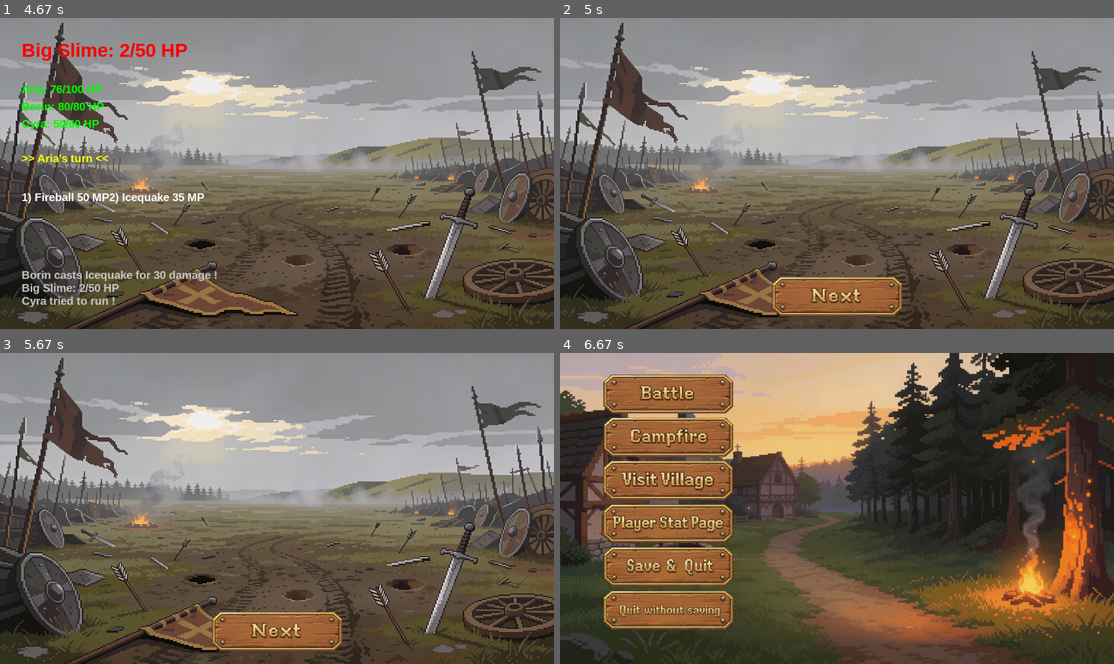
Above: before the commit, frames 1-4 (two rows, left to right).
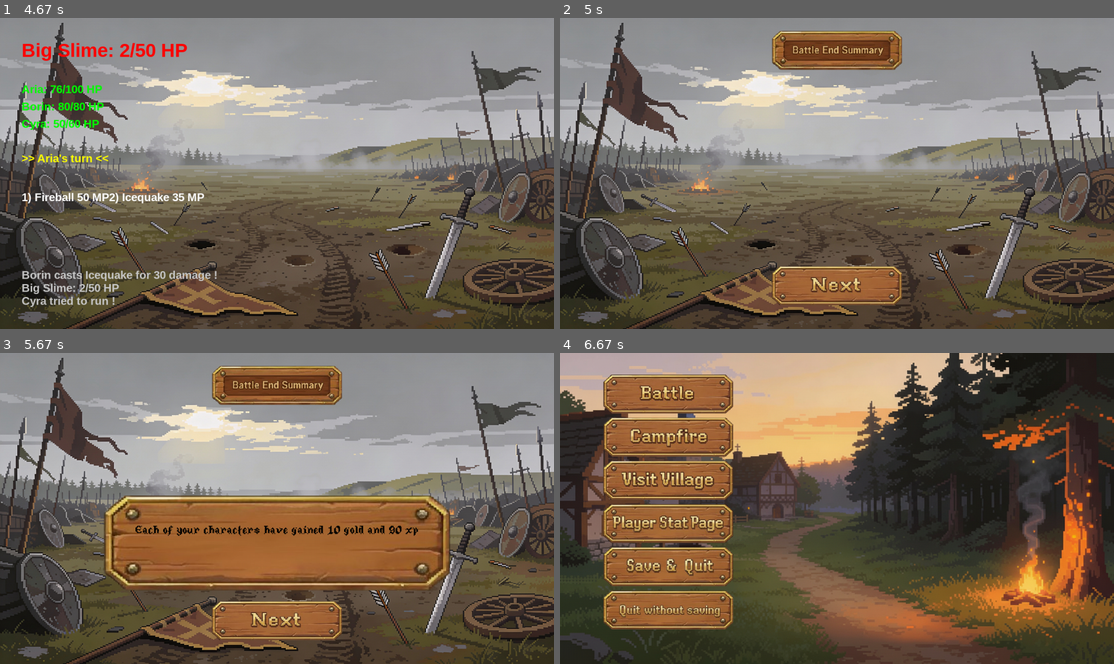
Above: after the commit, the same moments.

Repository: TheDelta29/RPG-game
Game: pygame game, started from run.py
Same seed, same stepped clock (60 frames per second), same inputs: the game is played once before the commit and once after it.
Inputs (mouse positions are in pixels of both pictures, inside the frame that each line leads up to):
- Up to frame 1 (4.67 s): click (254, 185) at 0.38 s; click (105, 58) at 0.72 s; tap 1 at 1 s; tap Enter at 1.33, 3, 3.73, 4.03 s; tap 3 at 1.67 s; tap 2 at 2, 2.33, 2.67, 4.5 s; tap 4 at 3.33 s
- Up to frame 2 (5 s): tap 2 at 4.9 s; tap Enter at 4.98 s
- Up to frame 3 (5.67 s): tap 2 at 5.2 s; click (277, 632) at 5.38 s
- Up to frame 4 (6.67 s): click (837, 632) at 6.62 s

Frame 1 is identical in both runs. In frame 2, 5.6% of the frame differs, in the area x 38-62%, y 4-96%; in frame 3, 24%, in the area x 18-82%, y 4-96%; in frame 4, nothing differs.

Commit message:
Enhanced `EndOfBattleState` with reward summary display, added new button assets, and replaced modal pause in critical hit logic with inline comments.

Diff:
--- a/UI/endofbattlestate.py
+++ b/UI/endofbattlestate.py
@@ -11,14 +11,26 @@
         self.centerx = screen_width / 2
         self.centery = screen_height / 2
         self.rewardsgiven = False
+        self.gold = None
+        self.xp = None
+
+        self.font = pygame.font.Font('data/font/medieval-pixel.ttf',30)
 
         bg = pygame.image.load('data/images/backgrounds/battlebg.png').convert_alpha()
         self.bg = pygame.transform.scale(bg, (screen_width, screen_height))
 
+        blankbutton = pygame.image.load('data/images/buttons/blanksign.png').convert_alpha()
+        blankbutton = pygame.transform.scale(blankbutton, (800, 220))
+
+        summarybutton = pygame.image.load('data/images/buttons/battle/battleendsummary.png').convert_alpha()
+        summarybutton = pygame.transform.scale(summarybutton, (300, 90))
+
         nextbutton = pygame.image.load('data/images/buttons/campfire/nextbutton.png').convert_alpha()
         nextbutton = pygame.transform.scale(nextbutton, (300, 90))
 
-        self.nextbutton = button.Button(self.centerx - nextbutton.get_width() / 2, 600, nextbutton, 1)
+        self.blankbutton = button.Button(self.centerx - blankbutton.get_width() / 2, 330, blankbutton, 1)
+        self.nextbutton = button.Button(self.centerx - nextbutton.get_width() / 2, 575, nextbutton, 1)
+        self.summarybutton = button.Button(self.centerx - summarybutton.get_width() / 2, 30, summarybutton, 1)
 
     def handle_event(self, event):
         if event.type != pygame.MOUSEBUTTONDOWN:
@@ -26,7 +38,7 @@
 
         if not self.rewardsgiven:
             if self.nextbutton.rect.collidepoint(event.pos):
-                give_loot(self.party, self.enemy)
+                self.gold, self.xp = give_loot(self.party, self.enemy)
                 self.rewardsgiven = True
                 return None
         else:
@@ -41,3 +53,11 @@
     def draw(self, screen):
         screen.blit(self.bg, (0, 0))
         self.nextbutton.draw(screen)
+        self.summarybutton.draw(screen)
+
+        if self.rewardsgiven:
+            self.blankbutton.draw(screen)
+            text = self.font.render(f"Each of your characters have gained {self.gold} gold and {self.xp} xp", True, (0, 0, 0))
+            x = self.centerx - text.get_width() / 2
+            y = 400
+            screen.blit(text, (x, y))
--- a/main.py
+++ b/main.py
@@ -56,7 +56,7 @@
     if layers > 0:
         text = crits.get(layers, f"{layers}x critical hit!")
         print(text)
-        pause()
+        # pause()
         damage *= 2
 
     defender["hp"] = defender["hp"] - damage
@@ -144,7 +144,7 @@
     if layers > 0:
         text = crits.get(layers, f"{layers}x critical hit!")
         print(text)
-        pause()
+        # pause()
         damage *= 2
 
     defender["hp"] = defender["hp"] - damage
Binary file added: data/font/medieval-pixel.ttf
Binary file added: data/images/buttons/battle/battleendsummary.png
Binary file added: data/images/buttons/blanksign.png
